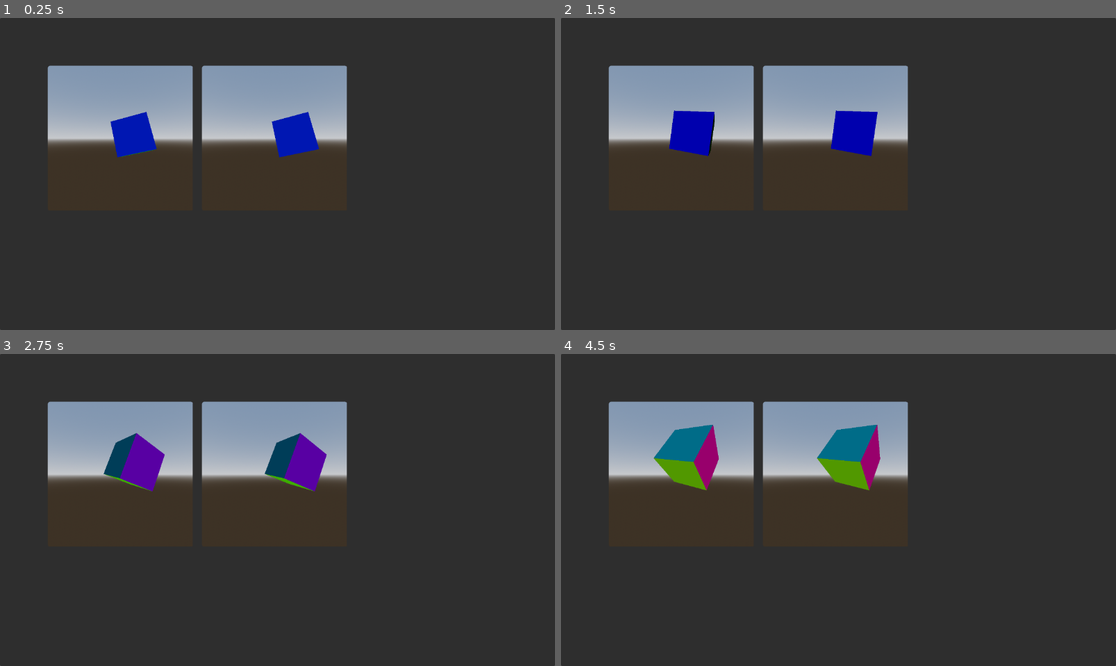
Above: before the commit, frames 1-4 (two rows, left to right).
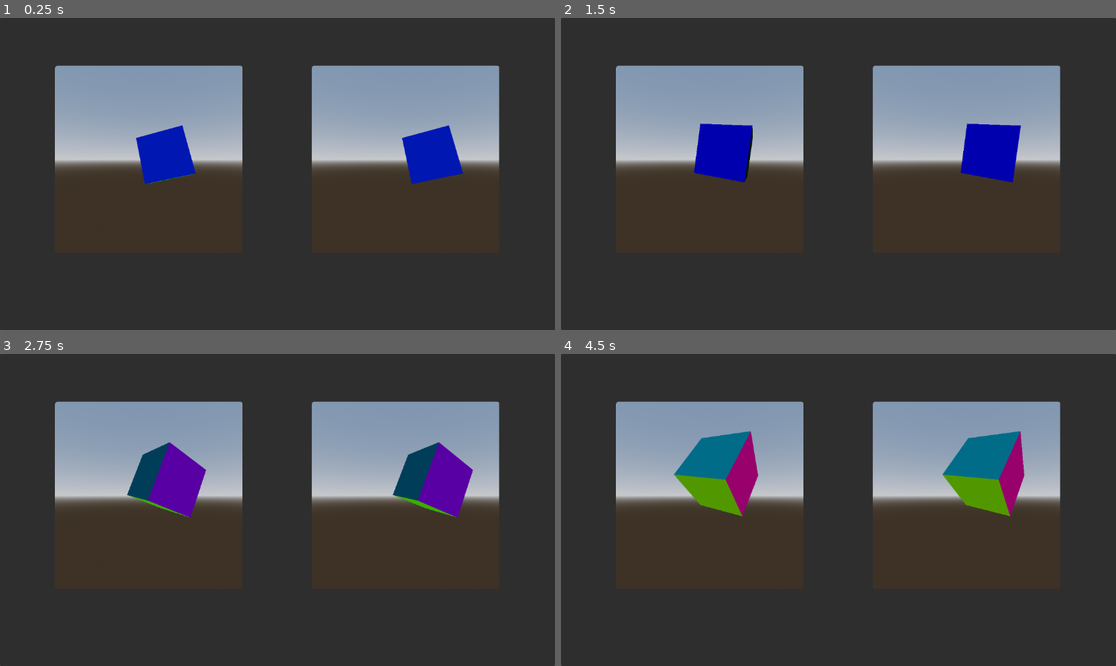
Above: after the commit, the same moments.

Repository: takuya-jazeera/VR_Godot_Jikken
Game: Godot game, scene res://Scenes/PostRender.tscn
Same seed, same stepped clock (60 frames per second), same inputs: the game is played once before the commit and once after it.
Inputs:
- Up to frame 1 (0.25 s): no input
- Up to frame 2 (1.5 s): no input
- Up to frame 3 (2.75 s): no input
- Up to frame 4 (4.5 s): no input

The runs differ from the first frame. In frame 1, 19% of the frame differs, in the area x 8-90%, y 15-54%; in frame 2, 19%; in frame 3, 20%; in frame 4, 20%, in the area x 8-90%, y 15-53%.

Commit message:
be responsive with respect to the window size

Diff:
--- a/Scenes/PostRender.gd
+++ b/Scenes/PostRender.gd
@@ -1,18 +1,33 @@
 extends Node2D
 
 @onready var panel = $Panel
+@onready var view_height = get_window().size.y * 0.6
+@onready var margin_horizontal = get_window().size.x * 0.1
 
 # Called when the node enters the scene tree for the first time.
 func _ready():
-	panel.size = get_window().size
-	panel.get_node("L").size = Vector2i(300,300)
-	panel.get_node("L").position = Vector2i(100,100)
-	panel.get_node("R").size = Vector2i(300,300)
-	panel.get_node("R").position = Vector2i(420,100)
+	pass
 
-	panel.get_node("L").material.set_shader_parameter("tex",$Main/ViewL.get_texture())
-	panel.get_node("R").material.set_shader_parameter("tex",$Main/ViewR.get_texture())
+
 
 # Called every frame. 'delta' is the elapsed time since the previous frame.
 func _process(delta):
 	pass
+
+
+func _on_draw():
+	panel.size = get_window().size
+	view_height = get_window().size.y * 0.6
+	margin_horizontal = get_window().size.x * 0.1
+
+	var panel_l = panel.get_node("L")
+	var panel_r = panel.get_node("R")
+
+	panel.size = get_window().size
+	panel_l.size = Vector2i(view_height,view_height)
+	panel_l.position = Vector2i(margin_horizontal,100)
+	panel_r.size = Vector2i(view_height,view_height)
+	panel_r.position = Vector2i(get_window().size.x- view_height - margin_horizontal,100)
+
+	panel_l.material.set_shader_parameter("tex",$Main/ViewL.get_texture())
+	panel_r.material.set_shader_parameter("tex",$Main/ViewR.get_texture())
--- a/Scenes/PostRender.tscn
+++ b/Scenes/PostRender.tscn
@@ -30,3 +30,5 @@
 offset_bottom = 40.0
 
 [node name="Main" parent="." instance=ExtResource("3_owkpa")]
+
+[connection signal="draw" from="." to="." method="_on_draw"]
Not shown, added: screen.png.import
